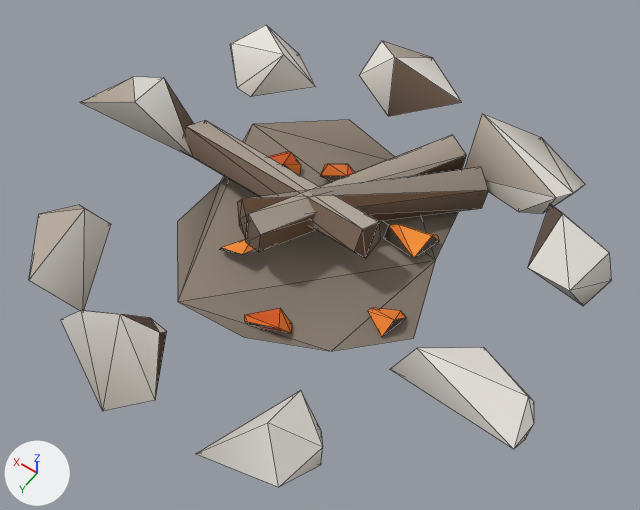
What one commit did to the glTF model assets/ca/ash/ash_firepit.glb.
Before and after are seen from a camera (50 mm lens) standing at (-0.341, 0.466, 0.709) and looking at (-0.021, 0.018, 0.004). Arrows for +X, +Y and +Z are at lower left; the lights stay in place. The older version comes first. Mesh edges are drawn as thin lines. Vertices at exactly the same position are counted once.

Objects in the first picture: 'ca_ash_firepit'.
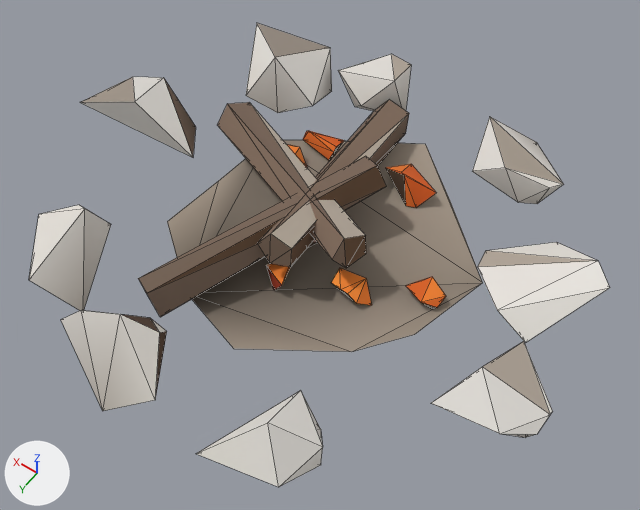
Location of each change, [x1, y1, x2, y2] in pixels of the pictures (640 x 510 px; the box of a moved part takes in the faces that stretch with it):
'ca_ash_firepit', reshaped: before [29, 25, 611, 487]; after [29, 23, 610, 487]
part 1 of me_ca_ash_firepit, moved or reshaped: before [240, 135, 467, 252]; after [258, 100, 409, 267]
part 2 of me_ca_ash_firepit, moved or reshaped: before [183, 120, 381, 258]; after [218, 102, 366, 268]
part 3 of me_ca_ash_firepit, moved or reshaped: before [237, 167, 489, 238]; after [138, 156, 386, 317]
part 4 of me_ca_ash_firepit, rebuilt (12% wider, 8% shorter): before [177, 120, 459, 351]; after [167, 140, 482, 352]
part 5 of me_ca_ash_firepit, rebuilt (17% narrower): before [390, 347, 534, 449]; after [432, 341, 552, 438]
part 6 of me_ca_ash_firepit, rebuilt (25% taller): before [230, 25, 316, 97]; after [246, 23, 332, 113]
part 7 of me_ca_ash_firepit, rebuilt (25% narrower, 14% shorter): before [464, 113, 585, 214]; after [472, 117, 563, 204]
part 8 of me_ca_ash_firepit, rebuilt: before [268, 152, 301, 175]; after [286, 144, 307, 168]
part 9 of me_ca_ash_firepit, deleted: before [220, 164, 611, 337]
part 10 of me_ca_ash_firepit, reshaped: before [360, 41, 461, 116]; after [303, 54, 411, 160]
part 11 of me_ca_ash_firepit, added: after [267, 239, 610, 342]
part 12 of me_ca_ash_firepit, added: after [386, 164, 436, 207]
part 13 of me_ca_ash_firepit, surface changed: [29, 77, 322, 478] in both
part 14 of me_ca_ash_firepit, recoloured: [29, 77, 322, 478] in both

What the commit changed:
me_ca_ash_firepit is used by ob_ca_ash_firepit; location (0.0, 0.0, 0.0).
me_ca_ash_firepit had 169 vertices, 245 faces and spanned x -0.285..0.315, y -0.29..0.272, z -0.003..0.075.
me_ca_ash_firepit now has 169 vertices, 245 faces and spans x -0.292..0.315, y -0.251..0.272, z -0.003..0.075.
me_ca_ash_firepit part 1: the loose piece of 10 vertices spanning x -0.082..0.044, y -0.176..0.075, z -0.003..0.075 is turned 27.1 degrees about the z axis through the mesh origin.
me_ca_ash_firepit part 2: the loose piece of 10 vertices spanning x -0.075..0.182, y -0.044..0.03, z -0.003..0.075 is turned -17.2 degrees about the z axis through the mesh origin.
me_ca_ash_firepit part 3: the loose piece of 10 vertices spanning x -0.125..0.06, y -0.157..0.069, z -0.003..0.075 is turned -166.4 degrees about the z axis through the mesh origin.
me_ca_ash_firepit part 4: the loose piece of 11 vertices spanning x -0.15..0.151, y -0.161..0.145, z 0.004 is rebuilt with 11 vertices and now spans x -0.171..0.134, y -0.178..0.155, z 0.004.
me_ca_ash_firepit part 5: the loose piece of 8 vertices spanning x -0.285..-0.153, y 0.036..0.11, z 0.012..0.061 is rebuilt with 8 vertices and now spans x -0.292..-0.206, y 0.026..0.117, z -0.002..0.074.
me_ca_ash_firepit part 6: the loose piece of 8 vertices spanning x 0.113..0.23, y -0.212..-0.112, z 0.014..0.07 is rebuilt with 8 vertices and now spans x 0.106..0.222, y -0.221..-0.117, z 0.0..0.067.
me_ca_ash_firepit part 7: the loose piece of 8 vertices spanning x -0.199..-0.074, y -0.257..-0.142, z 0.009..0.058 is rebuilt with 8 vertices and now spans x -0.185..-0.083, y -0.248..-0.153, z 0.009..0.058.
me_ca_ash_firepit part 8: the loose piece of 7 vertices spanning x 0.058..0.114, y -0.072..-0.028, z 0.005..0.028 is rebuilt with 7 vertices and now spans x 0.058..0.107, y -0.084..-0.042, z 0.005..0.026.
me_ca_ash_firepit part 9: 8 loose pieces with 57 vertices, spanning x -0.273..0.062, y -0.129..0.126, z 0.002..0.073, are deleted.
Part 10, on me_ca_ash_firepit:
8 vertices are removed from x -0.035..0.089, y -0.29..-0.184, z 0.007..0.07.
12 faces are deleted.
15 vertices are added at x 0.013..0.111, y -0.251..-0.091, z -0.002..0.072.
22 new faces join them.
Part 11, on me_ca_ash_firepit:
43 vertices are added at x -0.28..0.046, y -0.114..0.081, z 0.004..0.063.
62 new faces join them.
Part 12, on me_ca_ash_firepit:
7 vertices are added at x -0.079..-0.018, y -0.135..-0.087, z 0.006..0.032.
10 new faces join them.
me_ca_ash_firepit part 13: 33 kept faces spanning x -0.156..0.315, y -0.063..0.272, z -0.002..0.075 get new texture (UV) coordinates.
me_ca_ash_firepit part 14: 43 kept faces spanning x -0.156..0.315, y -0.063..0.272, z -0.002..0.075 get new vertex colours; the middle colour goes from white #f2efee to white #fafaf9.
